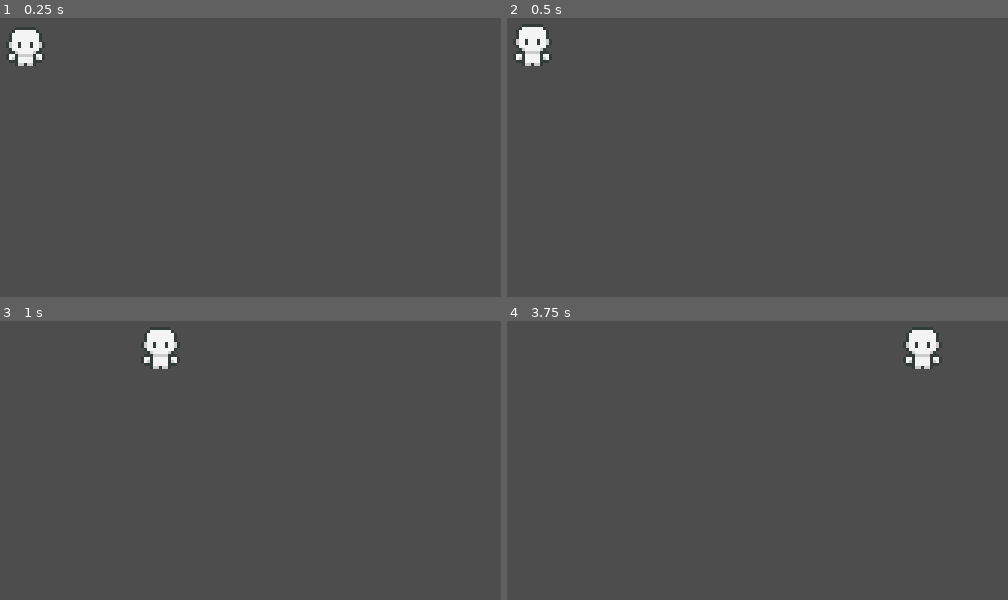
Above: before the commit, frames 1-4 (two rows, left to right).
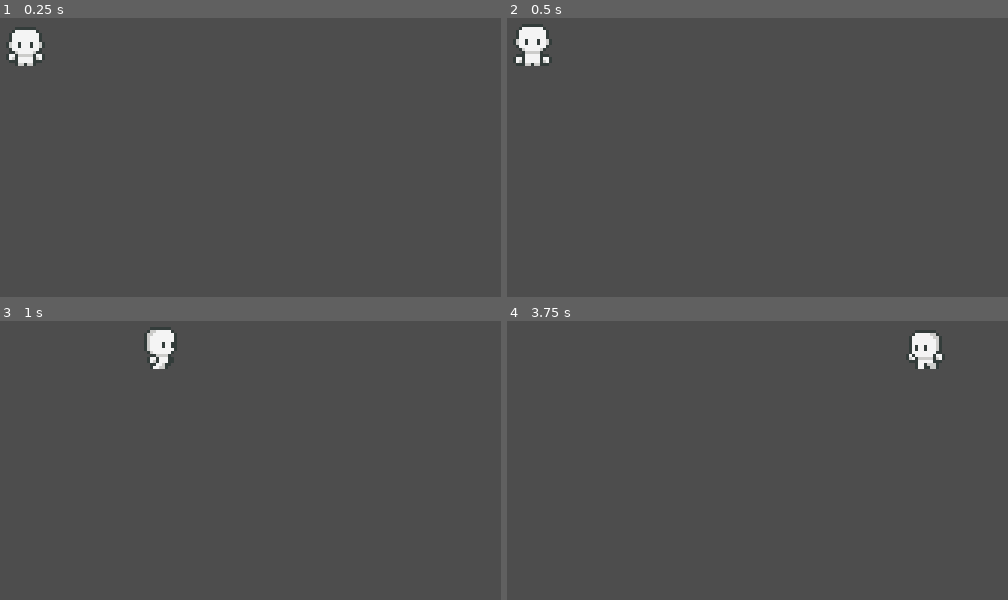
Above: after the commit, the same moments.

Repository: brunobmello25/godot-sokoban
Game: Godot game, scene res://levels/test_level.tscn
The game is run twice, just before and just after one commit, with the same random seed, the same clock (stepped at 60 frames per second) and the same inputs.
Inputs:
- Up to frame 1 (0.25 s): no input
- Up to frame 2 (0.5 s): no input
- Up to frame 3 (1 s): tap Enter at 0.5 s; hold D (move_right) from 0.53 s (still down)
- Up to frame 4 (3.75 s): release D (move_right) at 1.28 s; hold S (move_down) 1.28-2.03 s; hold D (move_right) 2.03-2.78 s; hold W (move_up) 2.78-3.53 s; hold A (move_left) from 3.53 s (still down)

Frame 1 is identical in both runs. In frame 2, 0.1% of the frame differs, in the area x 1-9%, y 11-18%; in frame 3, 0.4%; in frame 4, 0.6%, in the area x 79-88%, y 2-18%.

Commit message:
handle basic player animation

Diff:
--- a/entities/player.gd
+++ b/entities/player.gd
@@ -2,15 +2,55 @@
 
 const SPEED = 300.0
 
+var last_direction: Vector2 = Vector2.DOWN
+@onready var animation_player: AnimationPlayer = $AnimationPlayer
+@onready var sprite: Sprite2D = $Sprite2D
+
 
 func _physics_process(delta: float) -> void:
-	position += get_direction() * SPEED * delta
+	position += get_direction().normalized() * SPEED * delta
 
 	move_and_slide()
+
+
+func _process(_delta: float) -> void:
+	_update_animation()
 
 
 func get_direction() -> Vector2:
 	var direction = Vector2.ZERO
 	direction.x = Input.get_axis("move_left", "move_right")
 	direction.y = Input.get_axis("move_up", "move_down")
-	return direction.normalized()
+	if direction != Vector2.ZERO:
+		last_direction = direction.normalized()
+	return direction
+
+
+func _update_animation() -> void:
+	sprite.flip_h = _should_flip_animation()
+	if get_direction() == Vector2.ZERO:
+		animation_player.play(_pick_idle_animation())
+	else:
+		animation_player.play(_pick_walk_animation())
+
+
+func _pick_idle_animation() -> String:
+	if last_direction.x == 0 and last_direction.y > 0:
+		return "idle_front"
+	elif last_direction.x == 0 and last_direction.y < 0:
+		return "idle_back"
+	else:
+		return "idle_side"
+
+
+func _pick_walk_animation() -> String:
+	if last_direction.x == 0 and last_direction.y > 0:
+		return "walk_front"
+	elif last_direction.x == 0 and last_direction.y < 0:
+		return "walk_back"
+	else:
+		return "walk_side"
+
+
+func _should_flip_animation() -> bool:
+	return last_direction.x < 0
